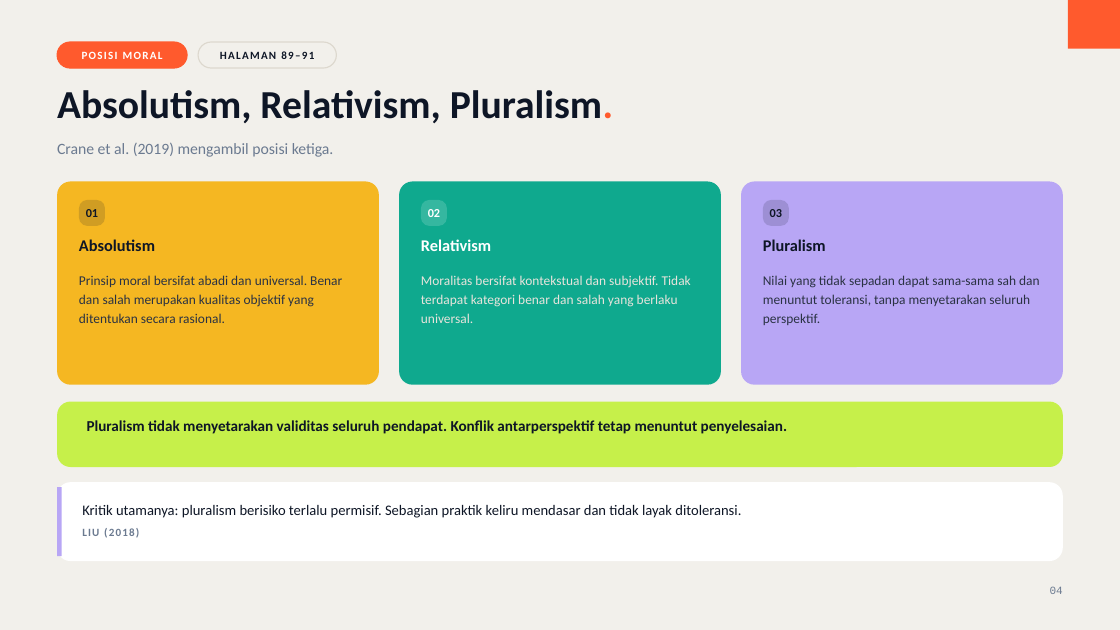
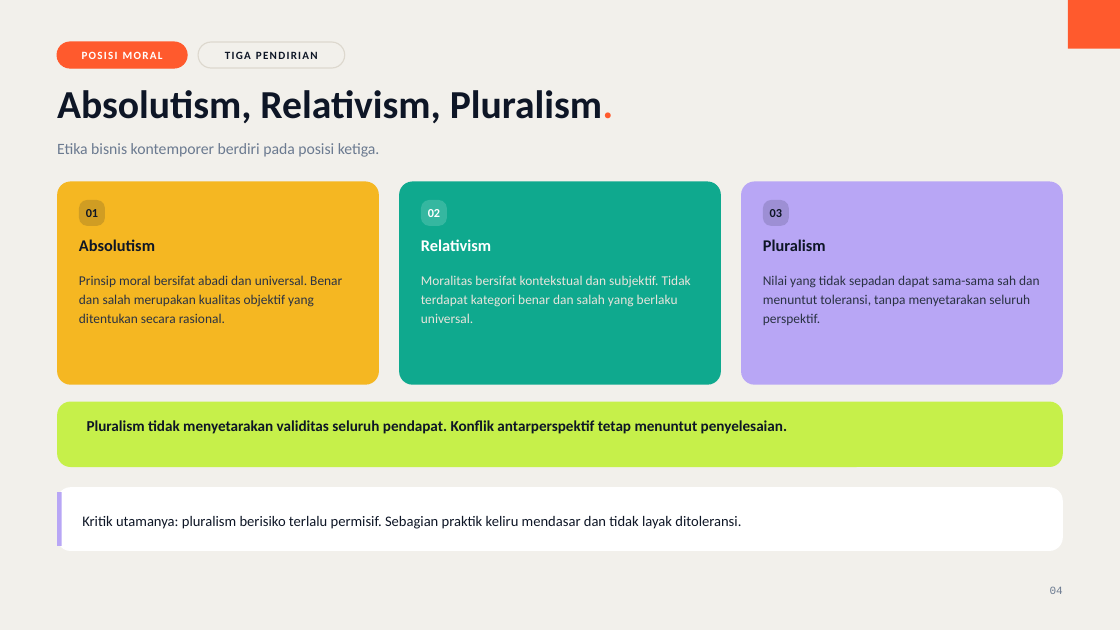
Before and after one commit to aslihabnuri/Dom-Manipulation, a slide deck: slide 4 of business-ethics/chapter-3/decks/Deck-1-Evaluating-Business-Ethics.pptx. Drawn at 1120x630 pixels with LibreOffice and Linux fonts; fonts in the diff are those of the drawing. Boxes give left, top, right and bottom in pixels: in the first picture for what was removed or moved away, otherwise in the second. Text is boxed around its words. In the diff, an @@ line names an element or a change of style, - is before the commit and + after.

```diff
--- a/business-ethics/chapter-3/decks/Deck-1-Evaluating-Business-Ethics.pptx
+++ b/business-ethics/chapter-3/decks/Deck-1-Evaluating-Business-Ethics.pptx
@@ rounded rectangle resized from (x1=198, y1=42, x2=337, y2=68) to (x1=198, y1=42, x2=345, y2=68) @@
@@ text at (x1=225, y1=51, x2=318, y2=59): text changed @@
-HALAMAN 89–91
+TIGA PENDIRIAN
@@ text at (x1=57, y1=143, x2=380, y2=157): text changed @@
-Crane et al. (2019) mengambil posisi ketiga.
+Etika bisnis kontemporer berdiri pada posisi ketiga.
@@ rounded rectangle resized from (x1=57, y1=482, x2=1063, y2=561) to (x1=57, y1=487, x2=1063, y2=551) @@
@@ rounded rectangle at (x1=57, y1=487, x2=1063, y2=551): proportions changed @@
@@ rectangle resized from (x1=57, y1=487, x2=62, y2=556) to (x1=57, y1=492, x2=62, y2=546) @@
@@ text "Kritik utamanya: pluralism berisiko terlalu ..." at (x1=82, y1=516, x2=741, y2=529): vertical alignment top to middle @@
@@ text removed at (x1=82, y1=528, x2=139, y2=538) @@
-LIU (2018)
```
Also in this commit, not shown: 17 other slides changed, 6 other files.
